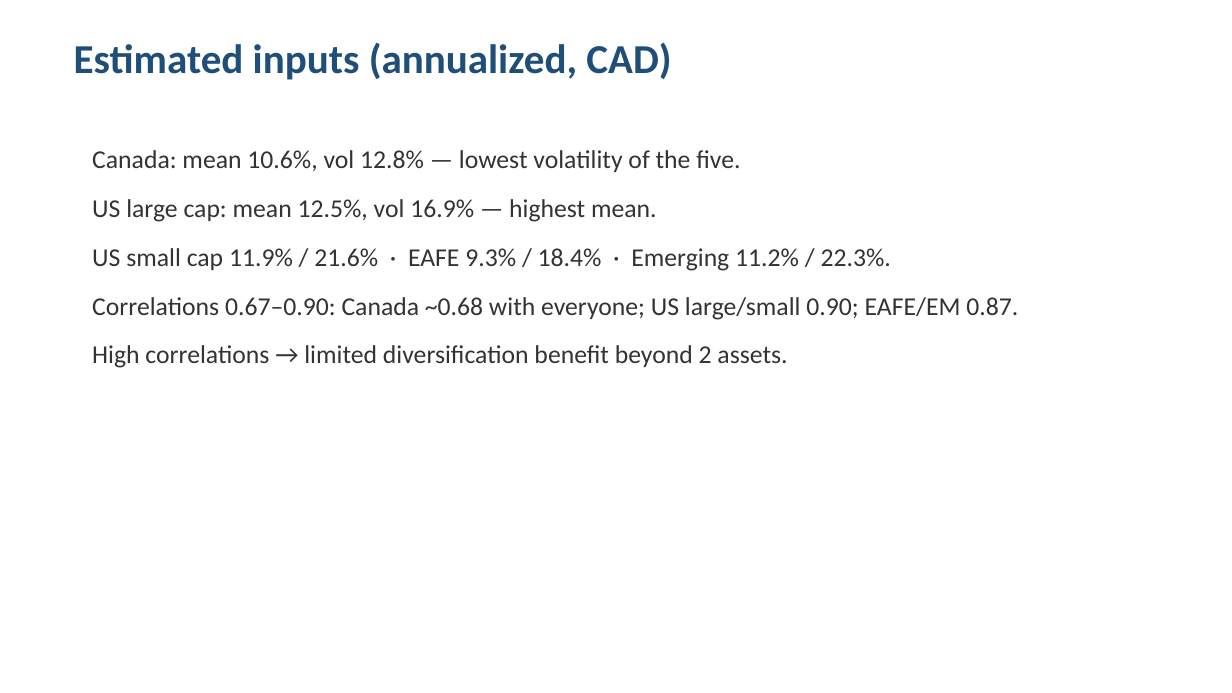
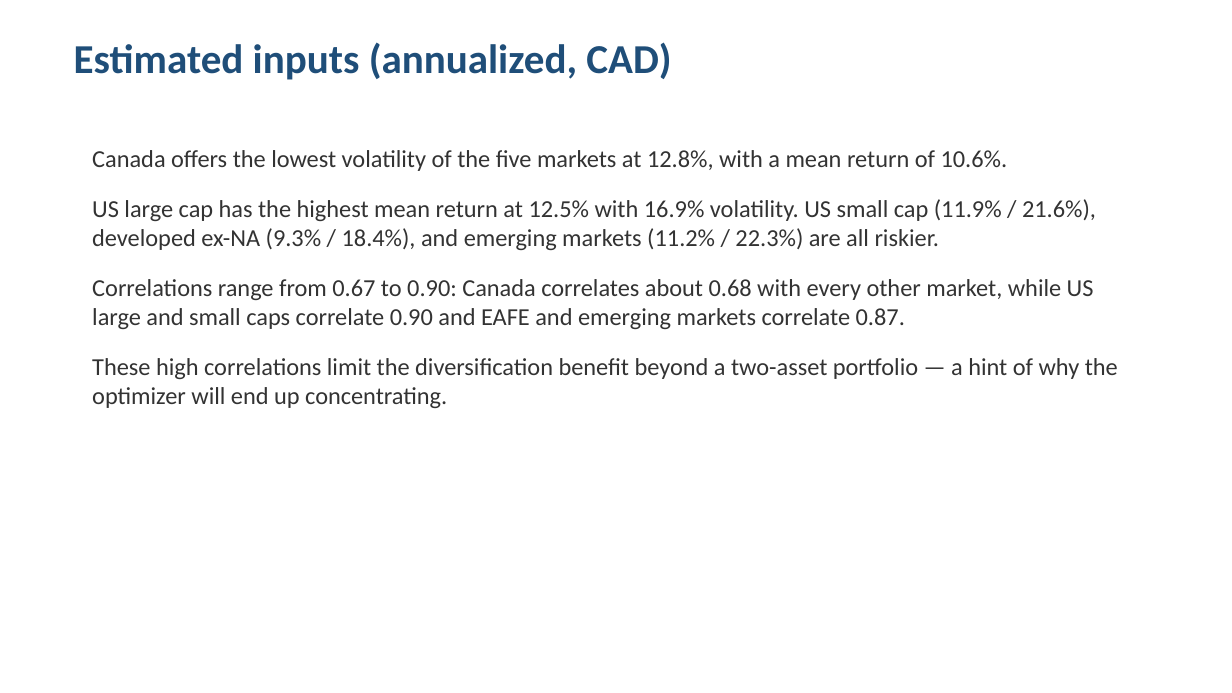
Before and after one commit to faketut/cfm301-project1-efficient-portfolio, a slide deck: slide 4 of presentation/deck.pptx. Drawn at 1232x693 pixels with LibreOffice and Linux fonts; fonts in the diff are those of the drawing. Boxes give left, top, right and bottom in pixels: in the first picture for what was removed or moved away, otherwise in the second. Text is boxed around its words. In the diff, an @@ line names an element or a change of style, - is before the commit and + after.

Commit message:
Fix frontier to efficient upper branch; full-sentence deck; larger frontier slide figure

```diff
--- a/presentation/deck.pptx
+++ b/presentation/deck.pptx
@@ text at (x1=92, y1=150, x2=1118, y2=408): text changed; size 20 to 19 pt @@
-Canada: mean 10.6%, vol 12.8% — lowest volatility of the five.
-US large cap: mean 12.5%, vol 16.9% — highest mean.
-US small cap 11.9% / 21.6% · EAFE 9.3% / 18.4% · Emerging 11.2% / 22.3%.
-Correlations 0.67–0.90: Canada ~0.68 with everyone; US large/small 0.90; EAFE/EM 0.87.
-High correlations → limited diversification benefit beyond 2 assets.
+Canada offers the lowest volatility of the five markets at 12.8%, with a mean return of 10.6%.
+US large cap has the highest mean return at 12.5% with 16.9% volatility. US small cap (11.9% / 21.6%), developed ex-NA (9.3% / 18.4%), and emerging markets (11.2% / 22.3%) are all riskier.
+Correlations range from 0.67 to 0.90: Canada correlates about 0.68 with every other market, while US large and small caps correlate 0.90 and EAFE and emerging markets correlate 0.87.
+These high correlations limit the diversification benefit beyond a two-asset portfolio — a hint of why the optimizer will end up concentrating.
```
Also in this commit, not shown: 6 other slides changed, 6 other files.
